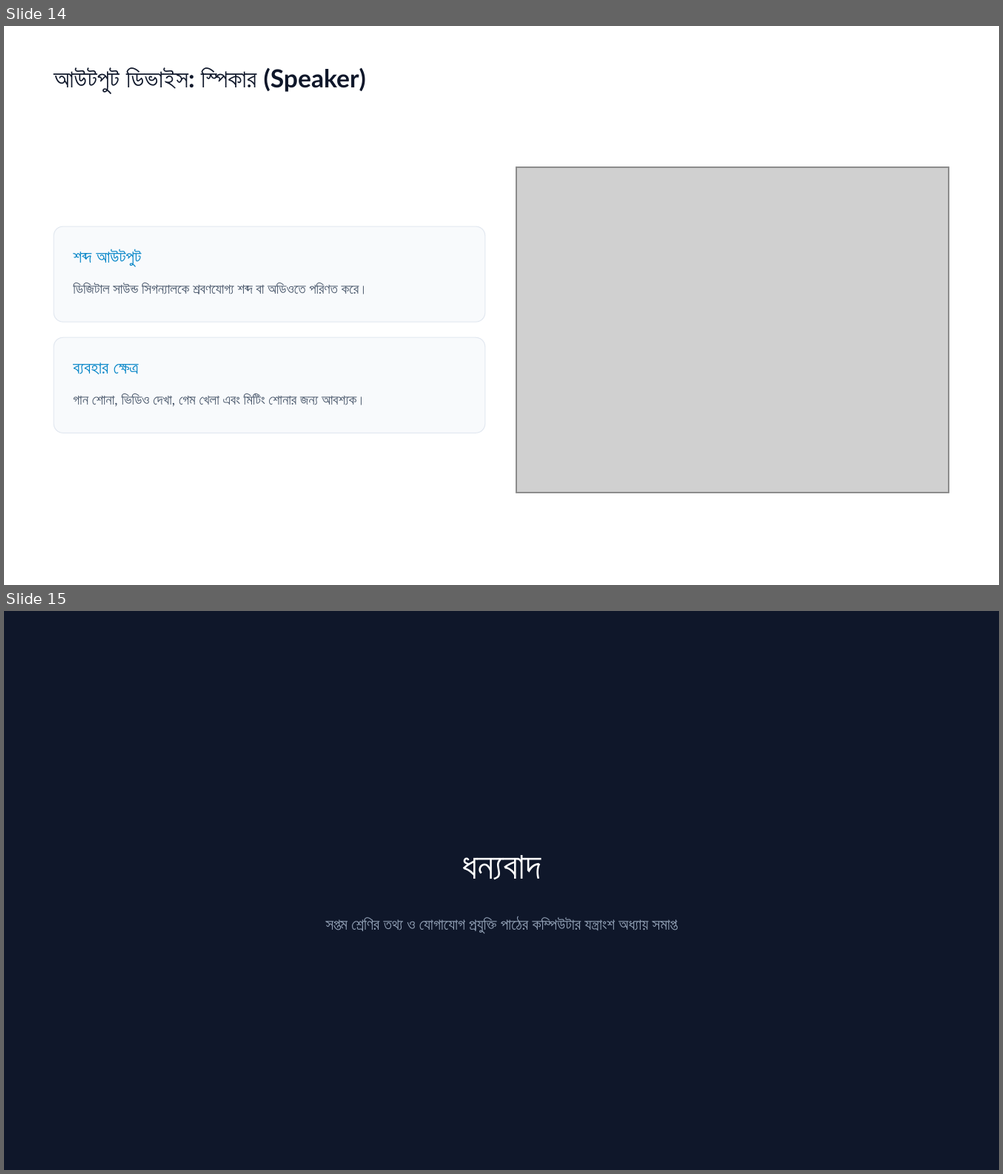
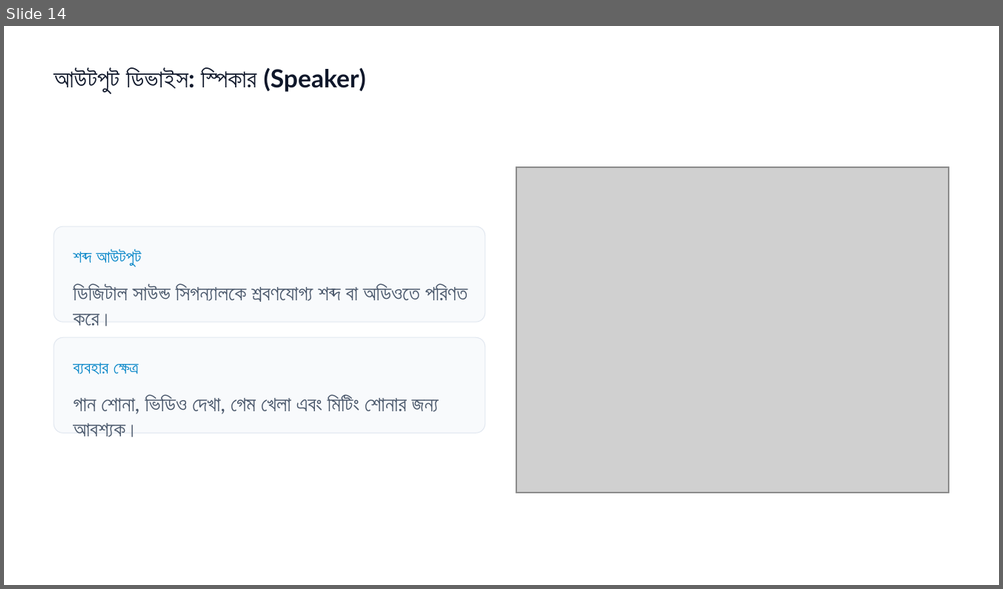
Before and after one commit to rrahman2345/Baliadanga1, a slide deck: ClassMaterials/ICT_Practical--Class7-review-Computerparts.pptx. Shown one above the other, each under a label of ours: slides 14 and 15 before the commit, slide 14 after it. The pictures are 1003x1174 and 1003x589 pixels, drawn with LibreOffice and Linux fonts; fonts in the diff are those of the drawing; grey boxes stand for pictures. Boxes give left, top, right and bottom in pixels: in the first picture for what was removed or moved away, otherwise in the second. Text is boxed around its words. In the diff, an @@ line names an element or a change of style, - is before the commit and + after.

```diff
--- a/ClassMaterials/ICT_Practical--Class7-review-Computerparts.pptx
+++ b/ClassMaterials/ICT_Practical--Class7-review-Computerparts.pptx
@@ slide 15 removed at bbox=[4, 611, 999, 1170], background #0F172A @@
@@ text removed at bbox=[462, 855, 540, 880] @@
-ধন্যবাদ
@@ text removed at bbox=[326, 918, 679, 934] @@
-সপ্তম শ্রেণির তথ্য ও যোগাযোগ প্রযুক্তি পাঠের কম্পিউটার যন্ত্রাংশ অধ্যায় সমাপ্ত
@@ slide 14 changed as well @@
@@ text "ডিজিটাল সাউন্ড সিগন্যালকে শ্রবণযোগ্য শব্দ ..." at bbox=[73, 284, 468, 326]: size 13.5 to 20 pt @@
@@ text "গান শোনা, ভিডিও দেখা, গেম ..." at bbox=[73, 395, 438, 437]: size 13.5 to 20 pt @@
```
Also in this commit, not shown: 13 other slides changed, 2 other slides removed.
